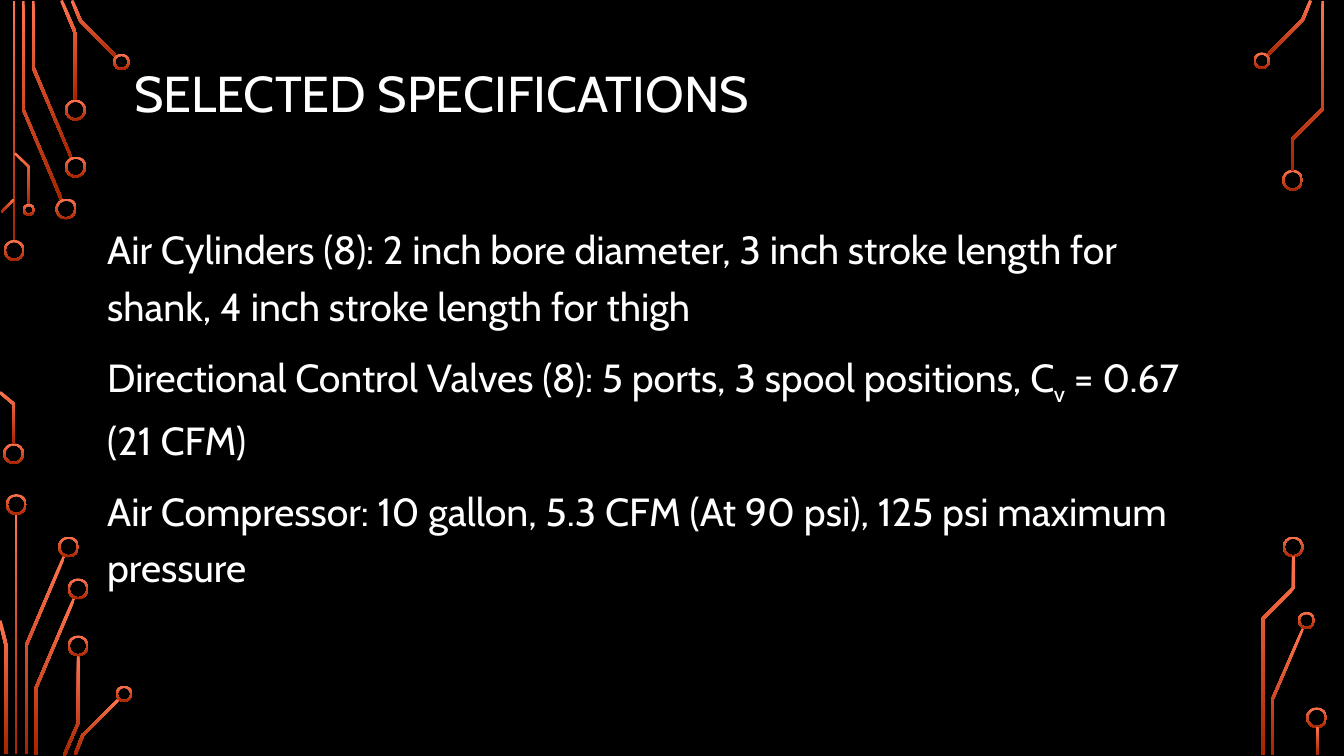
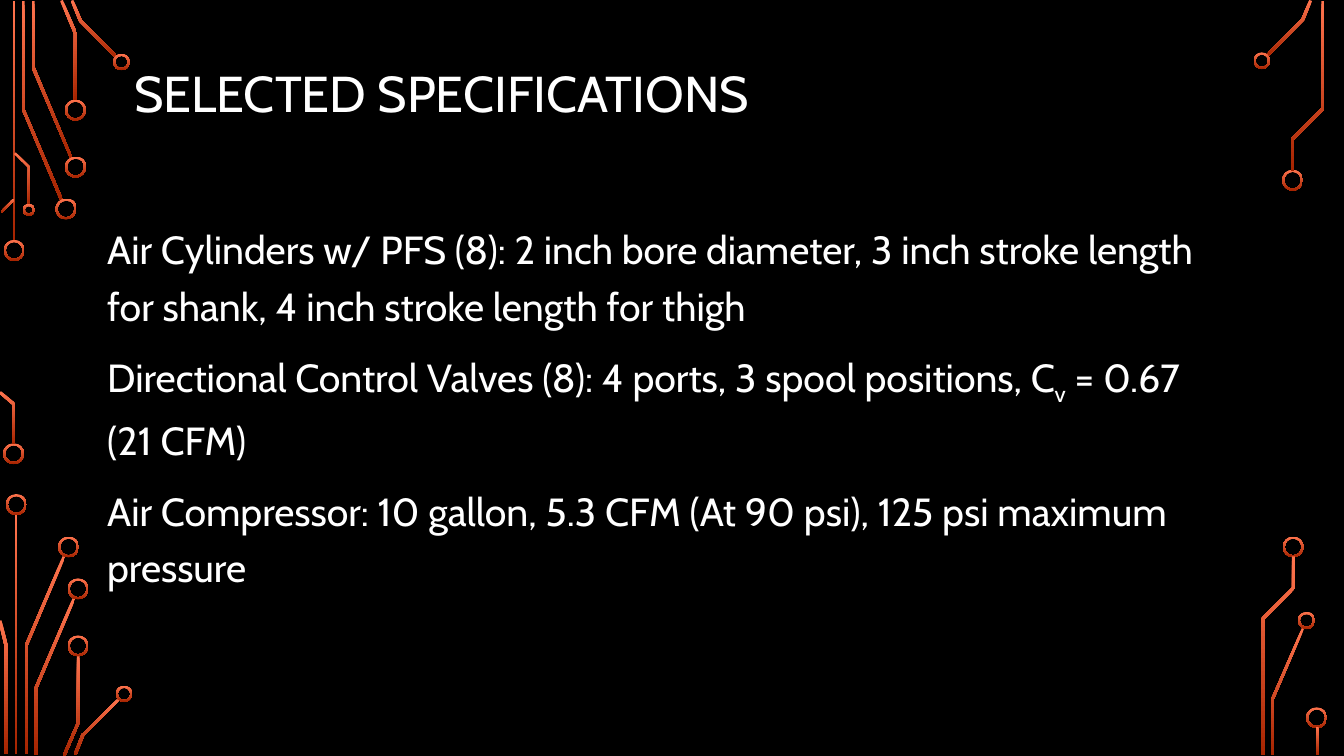
Before and after one commit to Logiant/AgileRoboticControls, a slide deck: slide 33 of Documentation/Presentation/Design Presentation/Design Presentation.pptx (slide 34 before the commit). Drawn at 1344x756 pixels with LibreOffice and Linux fonts; fonts in the diff are those of the drawing; background and template pictures are left out. Boxes give left, top, right and bottom in pixels: in the first picture for what was removed or moved away, otherwise in the second. Text is boxed around its words. In the diff, an @@ line names an element or a change of style, - is before the commit and + after.

```diff
--- a/Documentation/Presentation/Design Presentation/Design Presentation.pptx
+++ b/Documentation/Presentation/Design Presentation/Design Presentation.pptx
@@ text at (x1=107, y1=234, x2=1193, y2=461): text changed @@
-Air Cylinders (8): 2 inch bore diameter, 3 inch stroke length for shank, 4 inch stroke length for thigh
-Directional Control Valves (8): 5 ports, 3 spool positions, Cv = 0.67 (21 CFM)
+Air Cylinders w/ PFS (8): 2 inch bore diameter, 3 inch stroke length for shank, 4 inch stroke length for thigh
+Directional Control Valves (8): 4 ports, 3 spool positions, Cv = 0.67 (21 CFM)
```
Also in this commit, not shown: 6 other slides changed.
